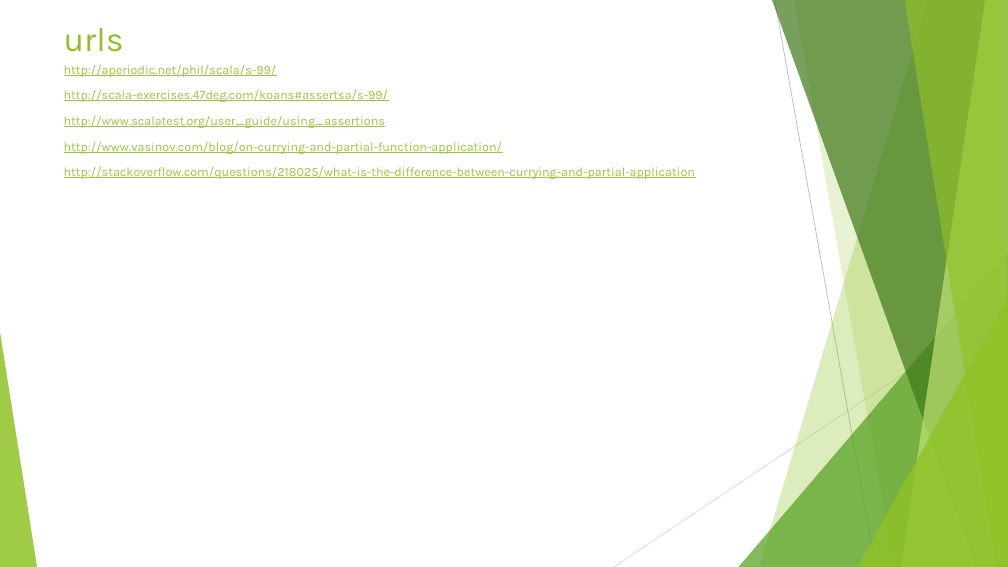
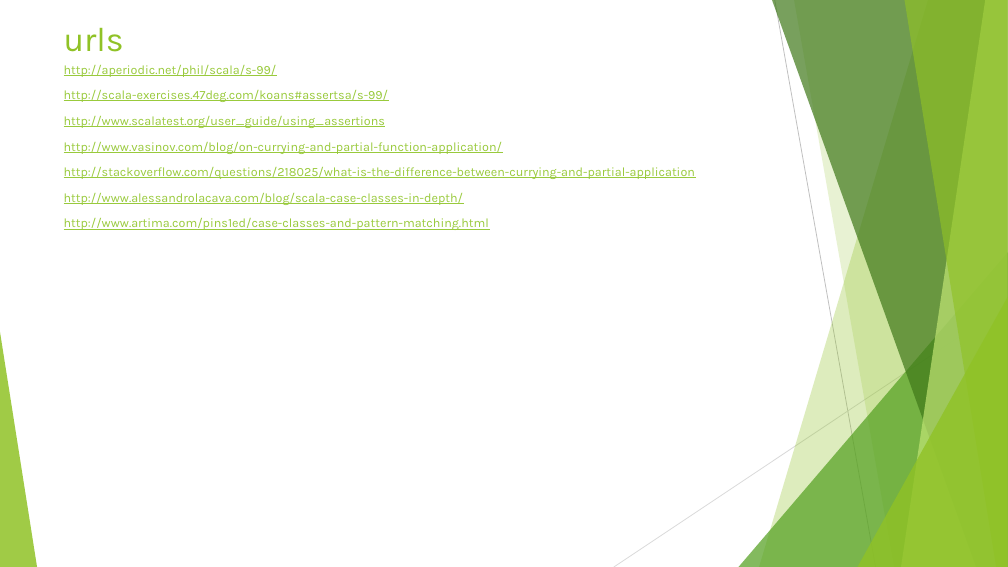
Before and after one commit to Anveshan3175/ScalaTrainingPrep, a slide deck: slide 25 of ScalaRepositary/ScalaTrainingPrep/Scala.pptx (slide 23 before the commit). Drawn at 1008x567 pixels with LibreOffice and Linux fonts; fonts in the diff are those of the drawing. Boxes give left, top, right and bottom in pixels: in the first picture for what was removed or moved away, otherwise in the second. Text is boxed around its words. In the diff, an @@ line names an element or a change of style, - is before the commit and + after.

```diff
--- a/ScalaRepositary/ScalaTrainingPrep/Scala.pptx
+++ b/ScalaRepositary/ScalaTrainingPrep/Scala.pptx
@@ text at (x1=64, y1=193, x2=489, y2=230): paragraphs added @@
+http://www.alessandrolacava.com/blog/scala-case-classes-in-depth/
+http://www.artima.com/pins1ed/case-classes-and-pattern-matching.html
```
Also in this commit, not shown: 2 slides added.
